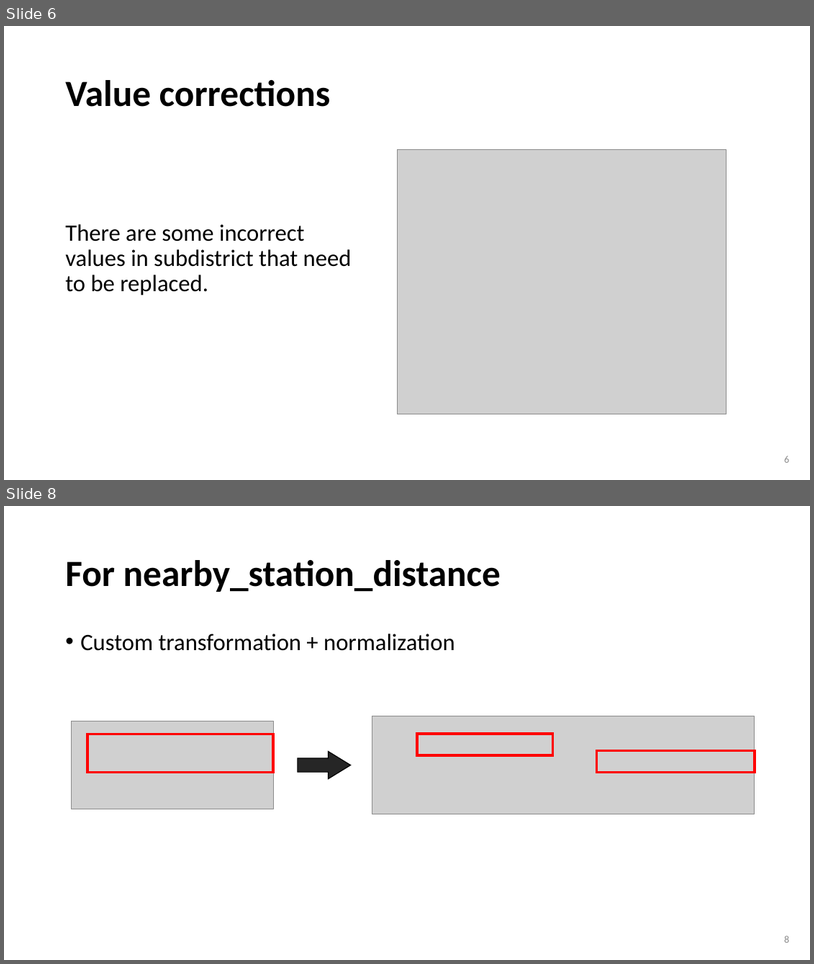
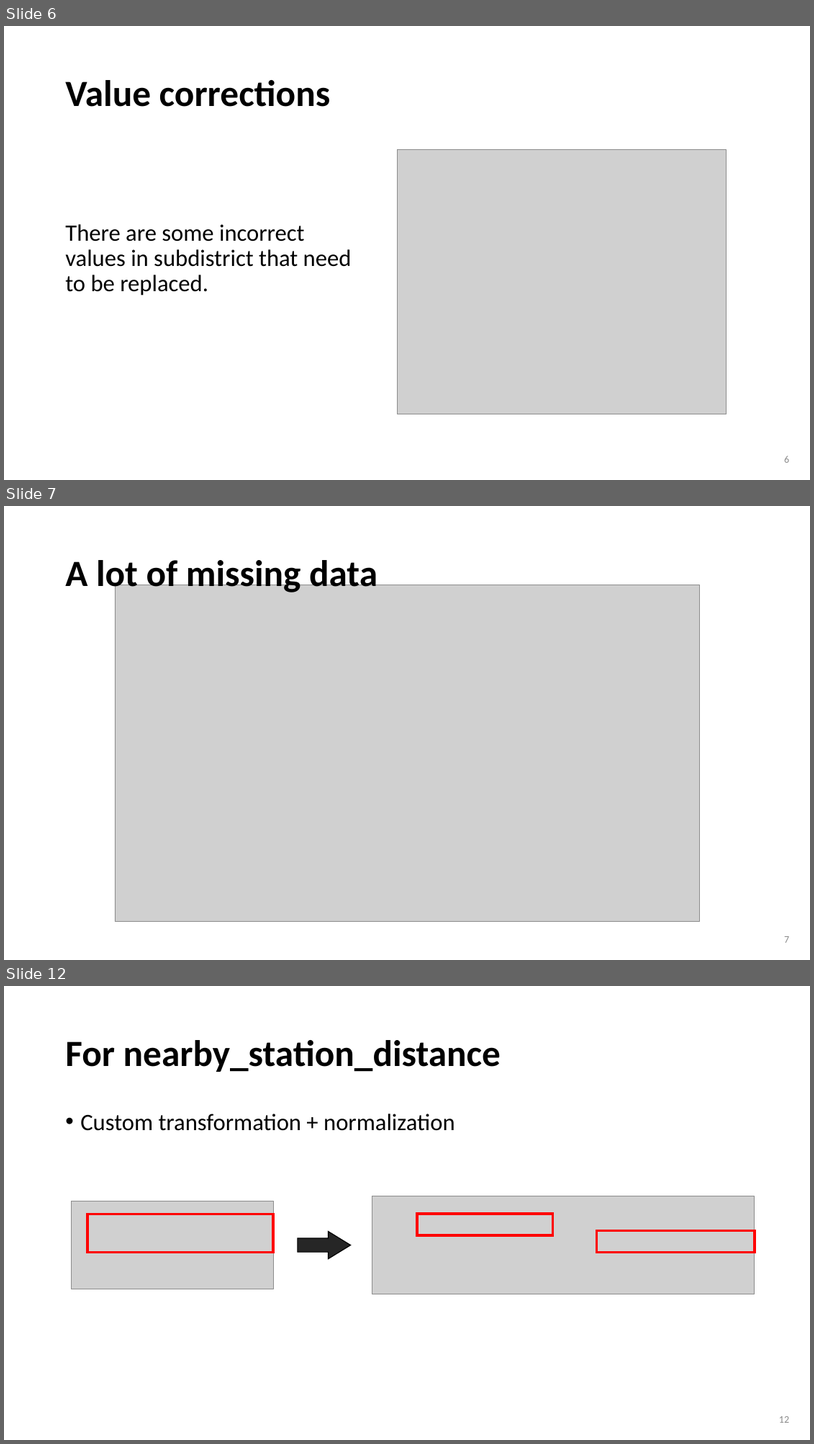
Before and after one commit to wtwwitt/project_2_bangkok_housing_price, a slide deck: presentation/Bangkok Housing Price Prediction for buyers and sellers.pptx. Shown one above the other, each under a label of ours: slides 6 and 8 before the commit, slides 6, 7 and 12 after it; the slides between them are not shown. The pictures are 814x964 and 814x1444 pixels, drawn with LibreOffice and Linux fonts; fonts in the diff are those of the drawing; grey boxes stand for pictures. Boxes give left, top, right and bottom in pixels: in the first picture for what was removed or moved away, otherwise in the second. Text is boxed around its words. In the diff, an @@ line names an element or a change of style, - is before the commit and + after.

Commit message:
update presentation, add more information on missing value and XGBoost model

```diff
--- a/presentation/Bangkok Housing Price Prediction for buyers and sellers.pptx
+++ b/presentation/Bangkok Housing Price Prediction for buyers and sellers.pptx
@@ slide 7 added at (4, 506, 810, 960), background #FFFFFF @@
@@ title added at (65, 555, 378, 595), 44 pt, text #000000, bold @@
+A lot of missing data
@@ picture added at (115, 585, 700, 921) @@
@@ page number added at (784, 936, 790, 942), 12 pt, text #8C8C8C @@
+7
@@ what was slide 8 is now slide 12 @@
@@ page number at (779, 1416, 790, 1422): text changed @@
-8
+12
```
Also in this commit, not shown: 5 slides changed, 4 other slides added, 23 other files.
